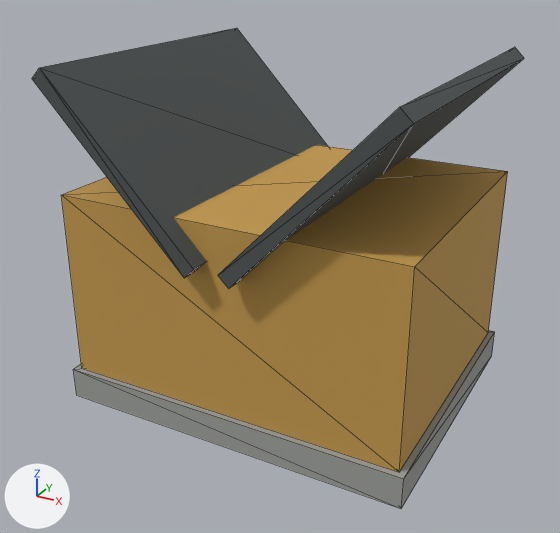
The glTF model assets/runtime/models/norway/norway-house-ochre-white_lod1.glb as it was, and as the next commit left it.
Rendered twice from a 50 mm camera at (9.79, -18.66, 12.94) aimed at (-0.13, -0.64, 3.93). Every picture has the same lights, and +X, +Y and +Z are marked at lower left. The picture after the commit comes second. Mesh edges are drawn as thin lines. Vertices at exactly the same position are counted once.

In view in the first picture: 'RF_House_Foundation', 'RF_House_RoofA', 'RF_House_RoofB', 'RF_House_Walls'.
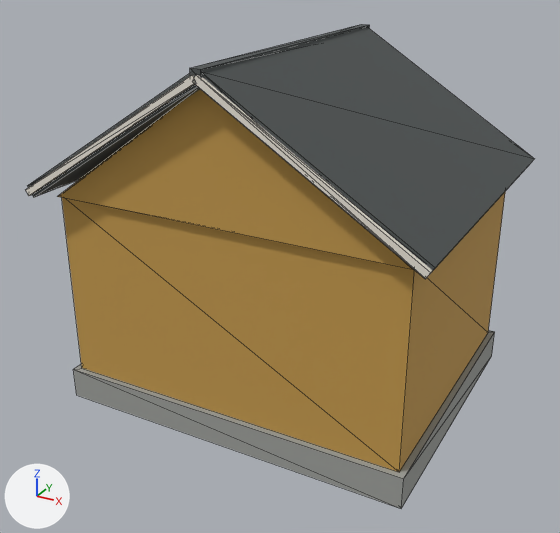
Location of each change, [x1, y1, x2, y2] in pixels of the pictures (560 x 533 px):
'RF_House_RoofB', reshaped, moved (11% wider)
    before: [218, 47, 524, 289]
    after: [195, 28, 534, 278]
'RF_House_RoofA', reshaped, moved
    before: [32, 28, 328, 278]
    after: [28, 73, 200, 197]
'RF_House_Gables', added (orange)
    after: [57, 89, 413, 269]
'RF_House_VergeRightFront', added
    after: [193, 75, 433, 279]
'RF_House_VergeLeftFront', added
    after: [26, 74, 195, 196]
'RF_House_RidgeCap', added
    after: [190, 24, 370, 78]

Diff of the bpy script that builds the scene:
```diff
--- a/assets/runtime/models/norway/norway-house-ochre-white_lod1.glb.py
+++ b/assets/runtime/models/norway/norway-house-ochre-white_lod1.glb.py
@@ me_cube_071 @@
-me_cube_071.from_pydata(...)  # 8 vertices, 12 faces; spans x -2.3..2.3, y -4.57..4.57, z -2.38..2.38
-me_cube_071.vertices[0].co = (-2.3, -4.57, 2.08)  # pixel (31, 78)
-me_cube_071.vertices[1].co = (-2.0, -4.57, 2.38)  # pixel (39, 67)
-me_cube_071.vertices[2].co = (-2.3, 4.57, 2.08)
-me_cube_071.vertices[3].co = (-2.0, 4.57, 2.38)  # pixel (236, 27)
-me_cube_071.vertices[4].co = (2.0, -4.57, -2.38)  # pixel (184, 278)
-me_cube_071.vertices[5].co = (2.3, -4.57, -2.08)  # pixel (193, 269)
-me_cube_071.vertices[6].co = (2.0, 4.57, -2.38)
-me_cube_071.vertices[7].co = (2.3, 4.57, -2.08)
+me_cube_071.from_pydata(...)  # 8 vertices, 12 faces; spans x -2.85..2.85, y -4.58..4.58, z -1.87..1.87
+# me_cube_071 part 1
+me_cube_071.vertices[0].co = (-2.67, -4.58, -1.87)  # pixel (33, 197)
+me_cube_071.vertices[1].co = (-2.85, -4.58, -1.58)  # pixel (27, 185)
+me_cube_071.vertices[2].co = (-2.67, 4.58, -1.87)
+me_cube_071.vertices[3].co = (-2.85, 4.58, -1.58)
+me_cube_071.vertices[4].co = (2.85, -4.58, 1.58)
+me_cube_071.vertices[5].co = (2.67, -4.58, 1.87)
+me_cube_071.vertices[6].co = (2.85, 4.58, 1.58)
+me_cube_071.vertices[7].co = (2.67, 4.58, 1.87)
 me_cube_071.materials.append(mat_rf_roof_slate)
@@ me_cube_072 @@
-me_cube_072.from_pydata(...)  # 8 vertices, 12 faces; spans x -2.3..2.3, y -4.57..4.57, z -2.38..2.38
-me_cube_072.vertices[0].co = (-2.0, -4.57, -2.38)  # pixel (228, 288)
-me_cube_072.vertices[1].co = (-2.3, -4.57, -2.08)  # pixel (217, 275)
-me_cube_072.vertices[2].co = (-2.0, 4.57, -2.38)
-me_cube_072.vertices[3].co = (-2.3, 4.57, -2.08)
-me_cube_072.vertices[4].co = (2.3, -4.57, 2.08)  # pixel (413, 123)
-me_cube_072.vertices[5].co = (2.0, -4.57, 2.38)  # pixel (399, 106)
-me_cube_072.vertices[6].co = (2.3, 4.57, 2.08)  # pixel (524, 58)
-me_cube_072.vertices[7].co = (2.0, 4.57, 2.38)  # pixel (514, 46)
+me_cube_072.from_pydata(...)  # 8 vertices, 12 faces; spans x -2.85..2.85, y -4.58..4.58, z -1.87..1.87
+# me_cube_072 part 2
+me_cube_072.vertices[0].co = (-2.85, -4.58, 1.58)  # pixel (194, 83)
+me_cube_072.vertices[1].co = (-2.67, -4.58, 1.87)
+me_cube_072.vertices[2].co = (-2.85, 4.58, 1.58)
+me_cube_072.vertices[3].co = (-2.67, 4.58, 1.87)  # pixel (367, 26)
+me_cube_072.vertices[4].co = (2.67, -4.58, -1.87)  # pixel (425, 279)
+me_cube_072.vertices[5].co = (2.85, -4.58, -1.58)  # pixel (435, 267)
+me_cube_072.vertices[6].co = (2.67, 4.58, -1.87)  # pixel (527, 167)
+me_cube_072.vertices[7].co = (2.85, 4.58, -1.58)  # pixel (534, 158)
 me_cube_072.materials.append(mat_rf_roof_slate)
@@ me_cube_093 @@
+me_cube_093.from_pydata([(-2.81, -0.08, 1.65), (-2.71, -0.08, 1.8), (-2.81, 0.08, 1.65), (-2.71, 0.08, 1.8), (2.71, -0.08, -1.8), (2.81, -0.08, -1.65), (2.71, 0.08, -1.8), (2.81, 0.08, -1.65)], [], [(0, 1, 3), (0, 3, 2), (2, 3, 7), (2, 7, 6), (6, 7, 5), (6, 5, 4), (4, 5, 1), (4, 1, 0), (2, 6, 4), (2, 4, 0), (7, 3, 1), (7, 1, 5)])
+me_cube_093.materials.append(mat_rf_warm_white)  # white #efe8dd
@@ me_cube_092 @@
+me_cube_092.from_pydata([(-2.71, -0.08, -1.8), (-2.81, -0.08, -1.65), (-2.71, 0.08, -1.8), (-2.81, 0.08, -1.65), (2.81, -0.08, 1.65), (2.71, -0.08, 1.8), (2.81, 0.08, 1.65), (2.71, 0.08, 1.8)], [], [(0, 1, 3), (0, 3, 2), (2, 3, 7), (2, 7, 6), (6, 7, 5), (6, 5, 4), (4, 5, 1), (4, 1, 0), (2, 6, 4), (2, 4, 0), (7, 3, 1), (7, 1, 5)])
+me_cube_092.materials.append(mat_rf_warm_white)  # white #efe8dd
@@ ob_rf_house_roofa @@
 ob_rf_house_roofa = bpy.data.objects.new('RF_House_RoofA', me_cube_071)
-ob_rf_house_roofa.location = (-2.65, 0.0, 7.4)
+ob_rf_house_roofa.location = (-2.76, 0.0, 8.21)
@@ ob_rf_house_roofb @@
 ob_rf_house_roofb = bpy.data.objects.new('RF_House_RoofB', me_cube_072)
-ob_rf_house_roofb.location = (2.65, 0.0, 7.4)
+ob_rf_house_roofb.location = (2.76, 0.0, 8.21)
@@ ob_rf_house_ridgecap @@
+ob_rf_house_ridgecap = bpy.data.objects.new('RF_House_RidgeCap', me_cube_096)  # a box spanning x -0.14..0.14, y -4.64..4.64, z -0.12..0.12; in mat_rf_roof_slate (dark grey #4d5252)
+ob_rf_house_ridgecap.location = (0.0, 0.0, 10.01)
@@ ob_rf_house_vergerightfront @@
+ob_rf_house_vergerightfront = bpy.data.objects.new('RF_House_VergeRightFront', me_cube_093)
+ob_rf_house_vergerightfront.location = (2.76, -4.62, 8.21)
@@ ob_rf_house_vergeleftfront @@
+ob_rf_house_vergeleftfront = bpy.data.objects.new('RF_House_VergeLeftFront', me_cube_092)
+ob_rf_house_vergeleftfront.location = (-2.76, -4.62, 8.21)
@@ ob_rf_house_gables @@
+ob_rf_house_gables = bpy.data.objects.new('RF_House_Gables', me_rf_house_gables_mesh_005)  # 12 vertices, 16 faces; spans x -5.0..5.0, y -4.16..4.16, z 6.3..9.79; in mat_rf_wall_ochre_white (orange #c49a4c)
+ob_rf_house_gables.location = (0.0, 0.0, 0.0)
```
